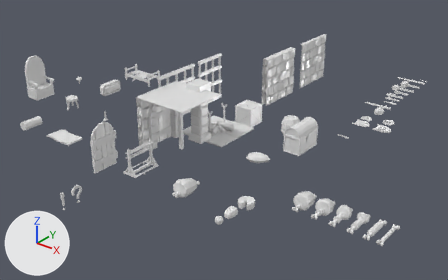
The FBX model GoblinKing/Assets/GoblinKing/Models/assets.fbx as it was, and as the next commit left it.
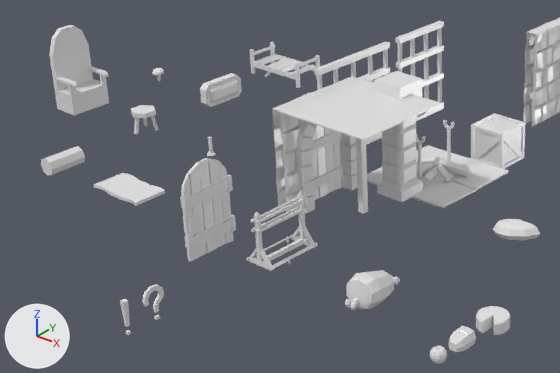
Each version is shown whole from a camera (50 mm lens) standing at (6.76, -8.24, 4.95) and looking at (-0.02, 0.23, -0.3), then close up on the part from 0% to 62% of the width and 15% to 82% of the height. The axes (+X, +Y, +Z) are drawn at lower left. The lights are the same throughout.

Names of what the first close-up shows: 'BrickWall1', 'BrickWallHole1', 'CellDoor1', 'DoorFrame1', 'LockedDoor1', 'Pillar1', 'StoneTileGround1', 'Throne', 'WeaponRack', 'WoodenCrate', 'WoodenDoor1', 'WoodenRoof1'.
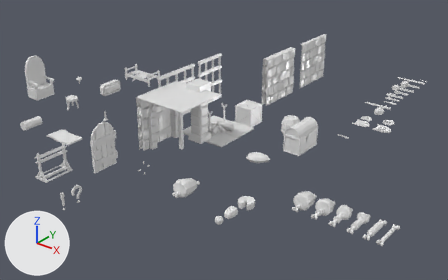
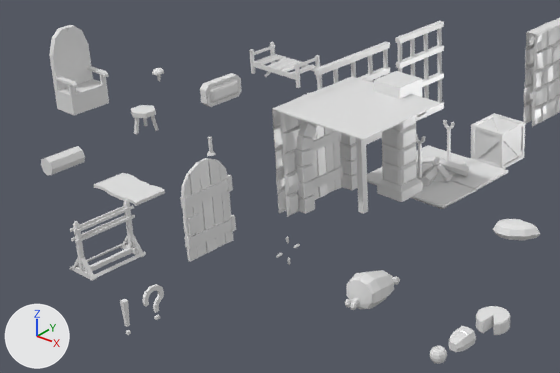
Boxes (x1, y1, x2, y2) around the edits, measured in the close-ups (560 x 373 px):
'WeaponRack', moved
    before: (246, 191, 318, 271)
    after: (70, 199, 146, 281)

The edits, one by one:
Object 'WeaponRack' (ob_weaponrack) moves from (0.0, -2.0, 0.0) to (-1.0, -3.0, 0.0).
